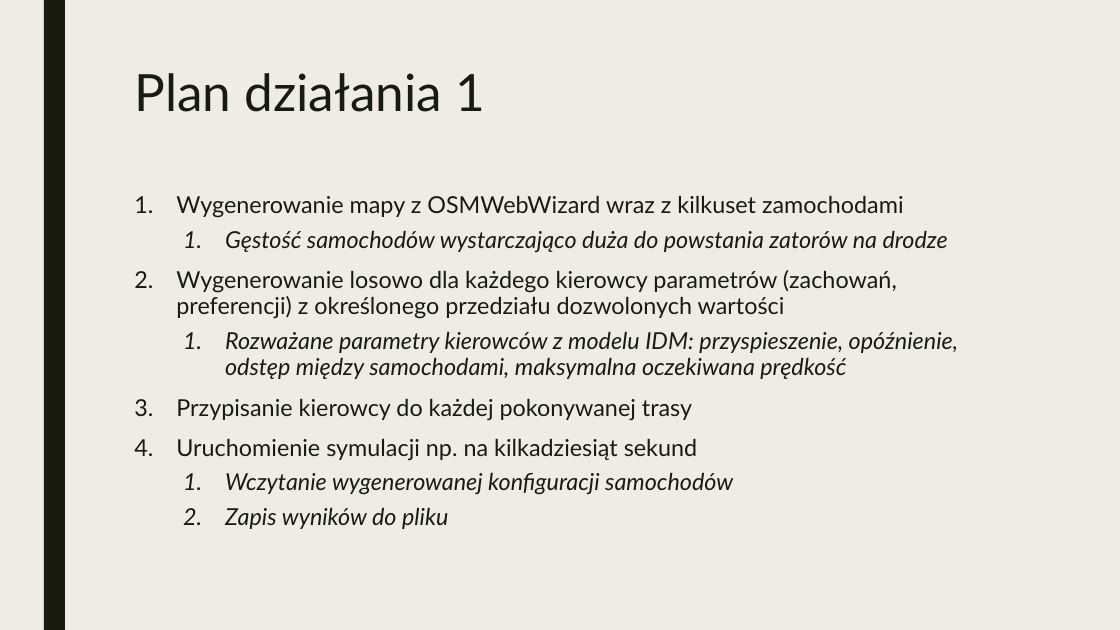
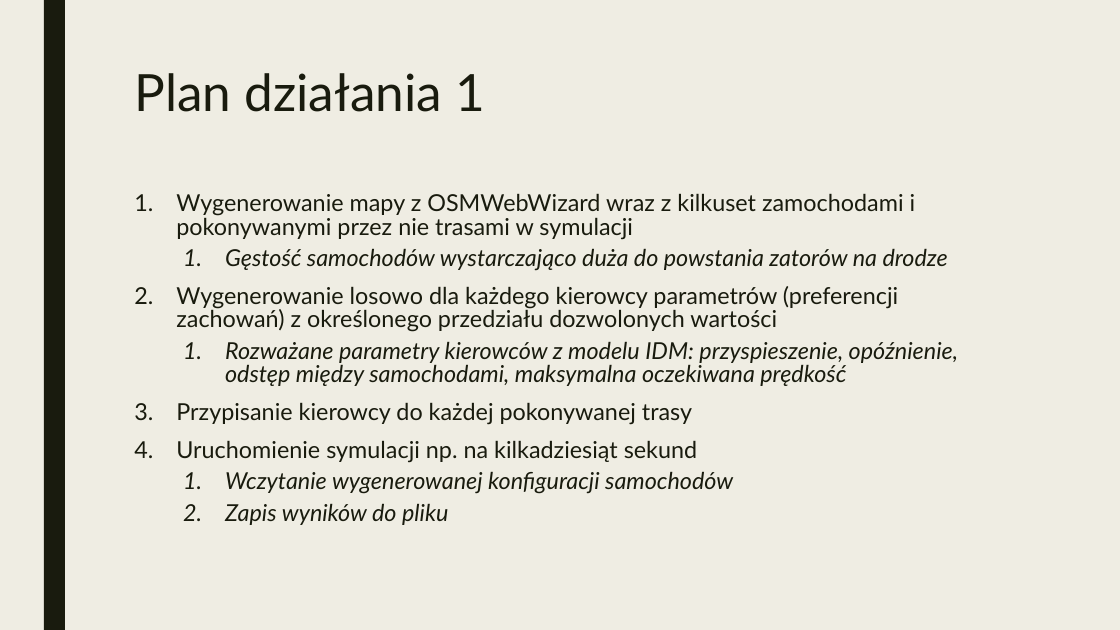
Before and after one commit to maciek567/optimalDrivingBehaviour, a slide deck: slide 2 of 3. Plan działania.pptx. Drawn at 1120x630 pixels with LibreOffice and Linux fonts; fonts in the diff are those of the drawing. Boxes give left, top, right and bottom in pixels: in the first picture for what was removed or moved away, otherwise in the second. Text is boxed around its words. In the diff, an @@ line names an element or a change of style, - is before the commit and + after.

```diff
--- a/3. Plan działania.pptx
+++ b/3. Plan działania.pptx
@@ text at (x1=176, y1=193, x2=916, y2=240): text changed @@
-1. Wygenerowanie mapy z OSMWebWizard wraz z kilkuset zamochodami
+1. Wygenerowanie mapy z OSMWebWizard wraz z kilkuset zamochodami i pokonywanymi przez nie trasami w symulacji
@@ text at (x1=176, y1=248, x2=958, y2=525): line spacing 0.94 to 0.84 @@
@@ text at (x1=176, y1=286, x2=898, y2=332): text changed @@
-2. Wygenerowanie losowo dla każdego kierowcy parametrów (zachowań, preferencji) z określonego przedziału dozwolonych wartości
+2. Wygenerowanie losowo dla każdego kierowcy parametrów (preferencji zachowań) z określonego przedziału dozwolonych wartości
```
Also in this commit, not shown: 3 other slides changed, 18 other files.
